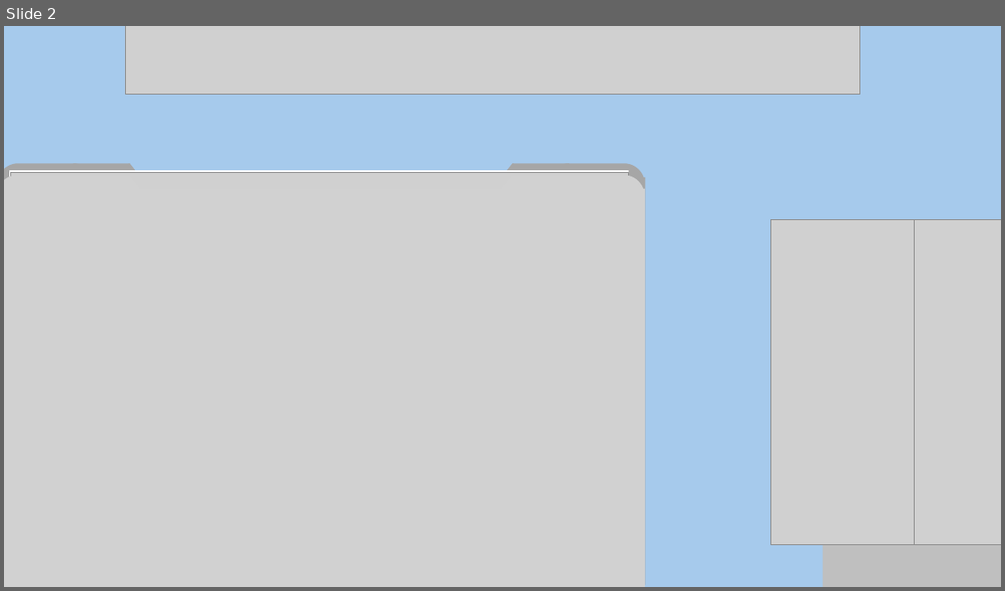
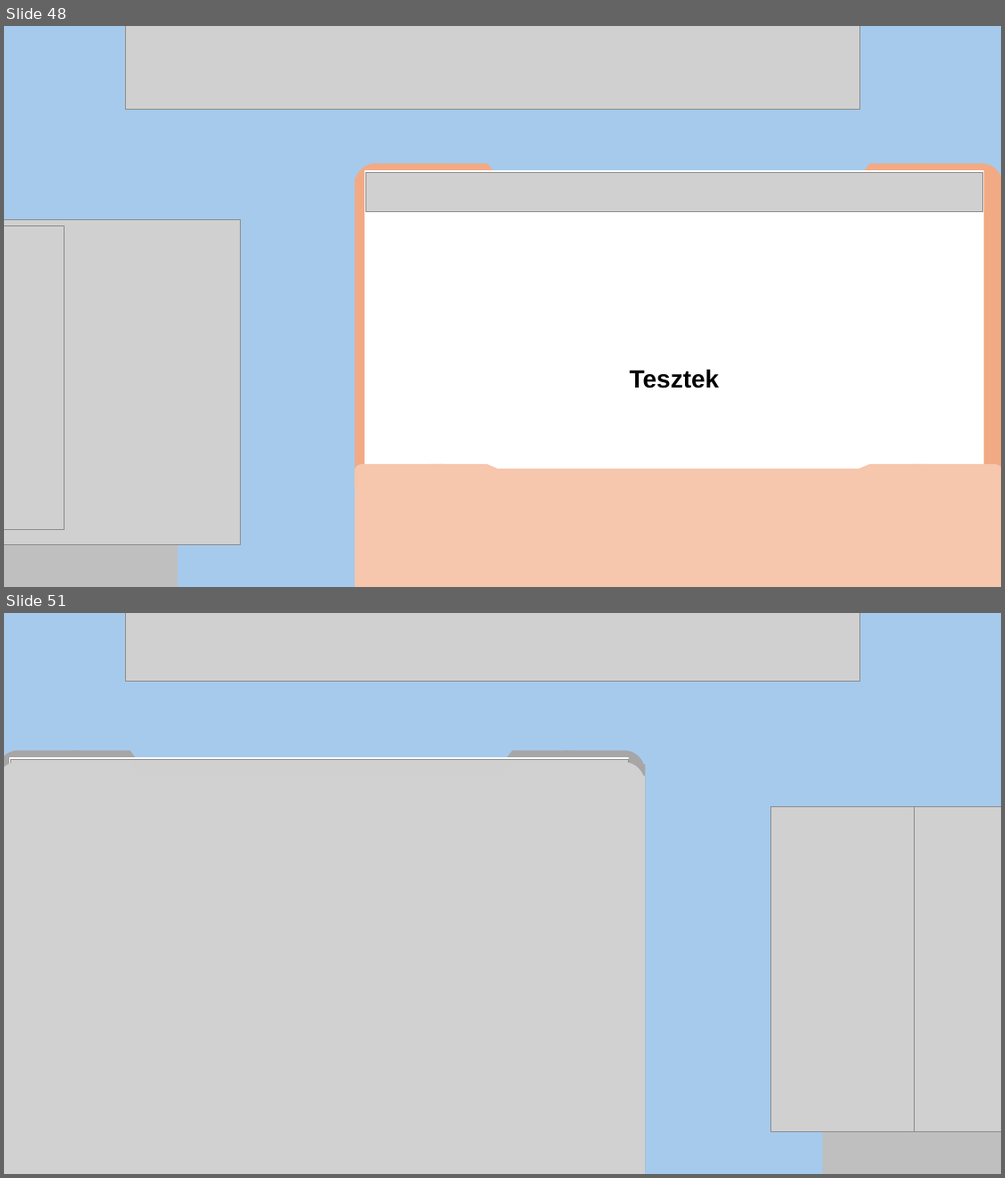
Before and after one commit to MurarBalint/vizsgaremek, a slide deck: Docs/HMD-MB_Vizsgaremek.pptx. Shown one above the other, each under a label of ours: slide 2 before the commit, slides 48 and 51 after it; the slides between them are not shown. The pictures are 1005x591 and 1005x1178 pixels, drawn with LibreOffice and Linux fonts; fonts in the diff are those of the drawing; grey boxes stand for pictures; background and template pictures are left out. Boxes give left, top, right and bottom in pixels: in the first picture for what was removed or moved away, otherwise in the second. Text is boxed around its words. In the diff, an @@ line names an element or a change of style, - is before the commit and + after.

```diff
--- a/Docs/HMD-MB_Vizsgaremek.pptx
+++ b/Docs/HMD-MB_Vizsgaremek.pptx
@@ slide 48 added at <box>4,26,1001,587</box>, background #A6CAEC @@
@@ picture added at <box>125,26,860,110</box> @@
@@ rectangle added at <box>364,170,984,585</box>, fill #FFFFFF, 24 pt, text #000000, bold @@
+Tesztek
@@ picture added at <box>365,173,983,212</box> @@
@@ group added at <box>355,164,1001,585</box>: 3 rectangles, 2 rounded rectangles, 2 triangles @@
@@ picture added at <box>4,220,97,544</box> @@
@@ picture added at <box>4,220,241,544</box> @@
@@ picture added at <box>4,225,65,530</box> @@
@@ group added at <box>355,464,1001,587</box>: 3 rectangles, 2 rounded rectangles, 2 triangles @@
@@ snip same rect added at <box>4,497,187,523</box>, fill #D9D9D9 @@
@@ rectangle added at <box>4,523,178,587</box>, fill #BFBFBF @@
@@ what was slide 2 is now slide 51 @@
```
Also in this commit, not shown: 48 other slides added.
